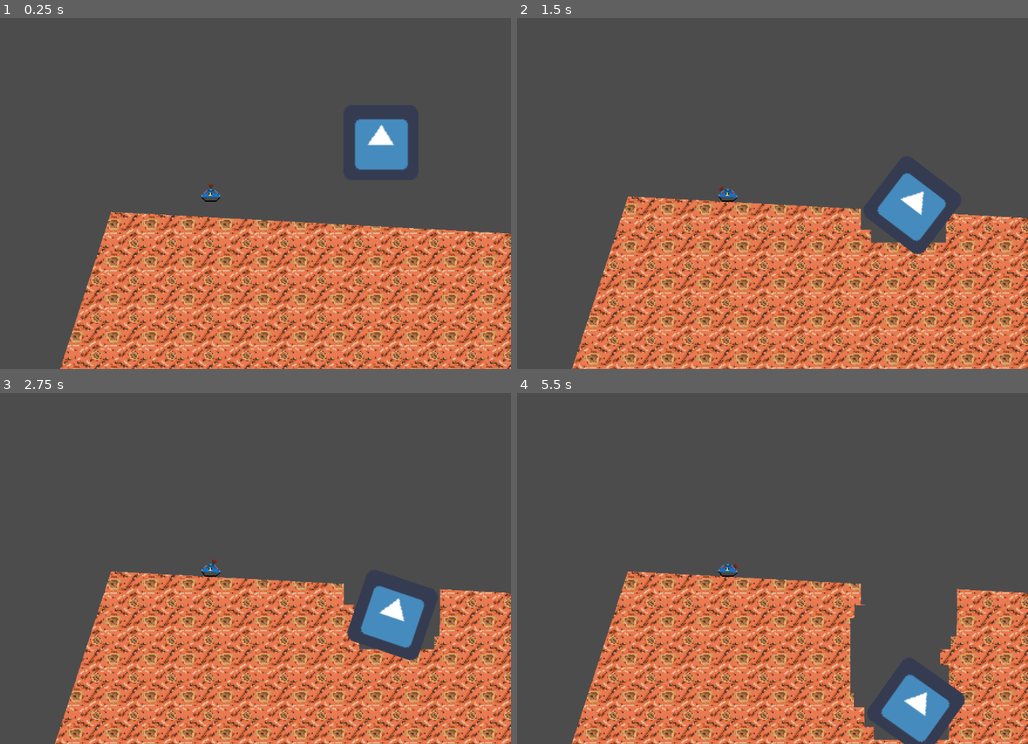
Above: before the commit, frames 1-4 (two rows, left to right).
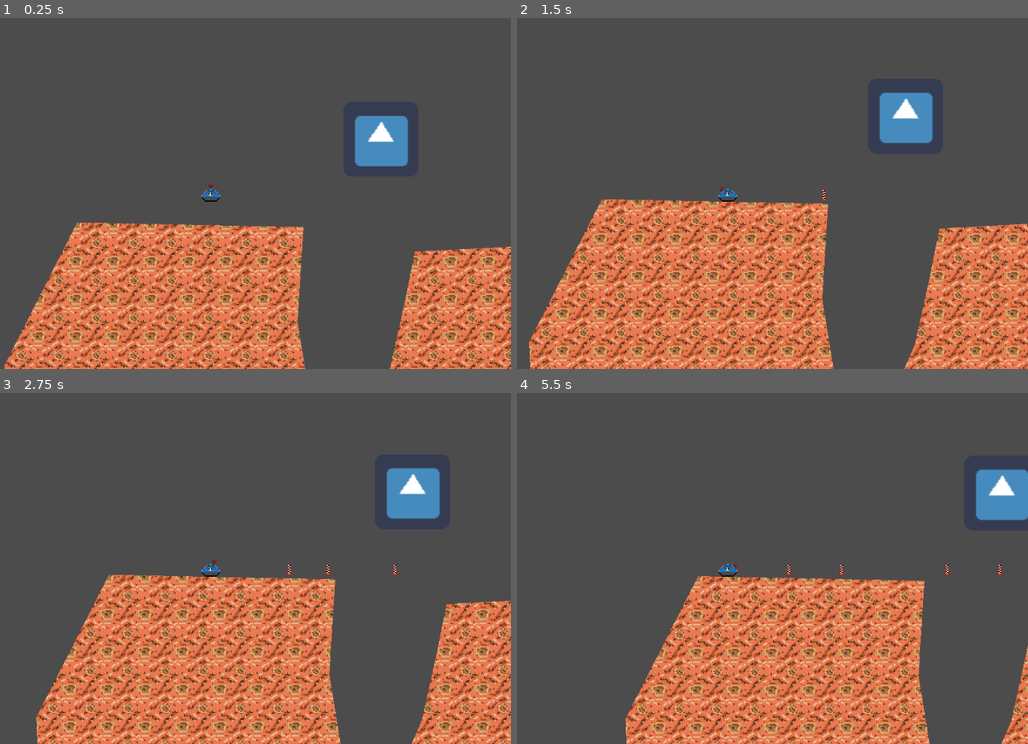
Above: after the commit, the same moments.

Repository: Blinc13/terrain_commander
Game: Godot game, scene res://TestScene.tscn
Two runs of this game, one before a commit and one after it. Both use one fixed random seed, a clock stepped at 60 frames per second and the inputs below. The project has no main scene, so this scene is started directly. The engine's default icon, where the game draws it, is replaced by a stand-in: a white triangle on a blue panel in a dark square.
Inputs (mouse positions are in pixels of both pictures, inside the frame that each line leads up to):
- Up to frame 1 (0.25 s): no input
- Up to frame 2 (1.5 s): move the mouse to (859, 175) at 0.52 s; hold A (right, bound only after the commit) from 0.53 s (still down); click (859, 175) at 0.6 s; tap W (up, bound only after the commit) at 0.77, 0.8, 1.07, 1.35 s; move the mouse to (608, 211) at 1.27 s
- Up to frame 3 (2.75 s): tap W (up, bound only after the commit) at 1.52, 1.82, 2.3 s; click (91, 586) at 1.55 s; move the mouse to (270, 491) at 2.02 s; release A (right, bound only after the commit) at 2.03 s; hold D (left, bound only after the commit) from 2.03 s (still down); click (270, 491) at 2.1 s
- Up to frame 4 (5.5 s): move the mouse to (695, 638) at 2.77 s; release D (left, bound only after the commit) at 2.78 s; hold A (right, bound only after the commit) 2.78-4.28 s; click (695, 638) at 2.85 s; tap W (up, bound only after the commit) at 3.02, 3.32, 3.6, 3.77, 4.07, 4.52, 4.82, 5.3 s; move the mouse to (910, 621) at 3.52 s; move the mouse to (547, 515) at 4.27 s; hold D (left, bound only after the commit) 4.28-5.03 s; click (547, 515) at 4.35 s; move the mouse to (757, 568) at 5.02 s; hold A (right, bound only after the commit) from 5.03 s (still down); click (757, 568) at 5.1 s

The runs differ from the first frame. In frame 1, 14% of the frame differs, in the area x 0-100%, y 27-100%; in frame 2, 33%, in the area x 2-100%, y 21-100%; in frame 3, 29%; in frame 4, 31%.

Commit message:
Add simple projectile with test
--And simple mash generator singleton

Diff:
--- a/TestScene.tscn
+++ b/TestScene.tscn
@@ -13,10 +13,11 @@
 
 [node name="Polygon2D" type="Polygon2D" parent="TerrainManager"]
 texture = ExtResource( 3 )
-polygon = PoolVector2Array( 172, 76, 97, 307, 346, 488, 803, 466, 878, 201, 632, 101 )
+polygon = PoolVector2Array( 143, 85, 336, 89, 331, 170, 344, 251, 389, 258, 410, 209, 423, 150, 431, 110, 527, 105, 668, 155, 757, 214, 767, 294, 748, 391, 552, 455, 389, 473, 219, 457, 89, 400, 81, 207 )
 
 [node name="RigidBody2D" type="RigidBody2D" parent="."]
 position = Vector2( 402, 14 )
+mode = 1
 contacts_reported = 1
 contact_monitor = true
 script = ExtResource( 4 )
--- a/project.godot
+++ b/project.godot
@@ -9,6 +9,11 @@
 config_version=4
 
 _global_script_classes=[ {
+"base": "KinematicBody2D",
+"class": "Projectile",
+"language": "GDScript",
+"path": "res://src/objects/projectile.gd"
+}, {
 "base": "StaticBody2D",
 "class": "TerrainFragment",
 "language": "GDScript",
@@ -20,6 +25,7 @@
 "path": "res://src/objects/terrain_manager.gd"
 } ]
 _global_script_class_icons={
+"Projectile": "",
 "TerrainFragment": "",
 "TerrainManager": ""
 }
@@ -29,9 +35,50 @@
 config/name="Terrain commander"
 config/icon="res://icon.png"
 
+[autoload]
+
+PolygonGenerator="*res://src/singletons/polygon_generator.gd"
+
+[display]
+
+window/stretch/mode="viewport"
+window/stretch/aspect="expand"
+
 [gui]
 
 common/drop_mouse_on_gui_input_disabled=true
+
+[input]
+
+left={
+"deadzone": 0.5,
+"events": [ Object(InputEventKey,"resource_local_to_scene":false,"resource_name":"","device":0,"alt":false,"shift":false,"control":false,"meta":false,"command":false,"pressed":false,"scancode":0,"physical_scancode":68,"unicode":0,"echo":false,"script":null)
+, Object(InputEventJoypadMotion,"resource_local_to_scene":false,"resource_name":"","device":-1,"axis":0,"axis_value":-1.0,"script":null)
+ ]
+}
+right={
+"deadzone": 0.5,
+"events": [ Object(InputEventKey,"resource_local_to_scene":false,"resource_name":"","device":0,"alt":false,"shift":false,"control":false,"meta":false,"command":false,"pressed":false,"scancode":0,"physical_scancode":65,"unicode":0,"echo":false,"script":null)
+, Object(InputEventJoypadMotion,"resource_local_to_scene":false,"resource_name":"","device":-1,"axis":0,"axis_value":1.0,"script":null)
+ ]
+}
+up={
+"deadzone": 0.5,
+"events": [ Object(InputEventKey,"resource_local_to_scene":false,"resource_name":"","device":0,"alt":false,"shift":false,"control":false,"meta":false,"command":false,"pressed":false,"scancode":0,"physical_scancode":87,"unicode":0,"echo":false,"script":null)
+, Object(InputEventJoypadMotion,"resource_local_to_scene":false,"resource_name":"","device":-1,"axis":1,"axis_value":-1.0,"script":null)
+ ]
+}
+down={
+"deadzone": 0.5,
+"events": [ Object(InputEventKey,"resource_local_to_scene":false,"resource_name":"","device":0,"alt":false,"shift":false,"control":false,"meta":false,"command":false,"pressed":false,"scancode":0,"physical_scancode":83,"unicode":0,"echo":false,"script":null)
+, Object(InputEventJoypadMotion,"resource_local_to_scene":false,"resource_name":"","device":-1,"axis":1,"axis_value":1.0,"script":null)
+ ]
+}
+fire={
+"deadzone": 0.5,
+"events": [ Object(InputEventMouseButton,"resource_local_to_scene":false,"resource_name":"","device":-1,"alt":false,"shift":false,"control":false,"meta":false,"command":false,"button_mask":0,"position":Vector2( 0, 0 ),"global_position":Vector2( 0, 0 ),"factor":1.0,"button_index":1,"pressed":false,"doubleclick":false,"script":null)
+ ]
+}
 
 [physics]
 
--- a/scenes/projectile/Rocket.tscn
+++ b/scenes/projectile/Rocket.tscn
@@ -1,3 +1,16 @@
-[gd_scene format=2]
+[gd_scene load_steps=4 format=2]
+
+[ext_resource path="res://assets/textures/projectiles/rocket/rocket.png" type="Texture" id=1]
+[ext_resource path="res://src/objects/projectile.gd" type="Script" id=2]
+
+[sub_resource type="RectangleShape2D" id=1]
+extents = Vector2( 2, 2 )
 
 [node name="Projectile" type="KinematicBody2D"]
+script = ExtResource( 2 )
+
+[node name="Sprite" type="Sprite" parent="."]
+texture = ExtResource( 1 )
+
+[node name="CollisionShape2D" type="CollisionShape2D" parent="."]
+shape = SubResource( 1 )
--- a/src/objects/player.gd
+++ b/src/objects/player.gd
@@ -1,4 +1,6 @@
 extends KinematicBody2D
+
+var rocket = preload("res://scenes/projectile/Rocket.tscn")
 
 export(float) var BARREL_MOVE_SPEED = 10.0
 export(float) var DRIVING_SPEED = 50.0
@@ -7,6 +9,7 @@
 export(float) var GRAVITY = 98.0
 
 onready var barrel = $Barrel
+onready var base = $Base
 
 var velocity: Vector2
 var target_angle: float = 0.0
@@ -38,3 +41,13 @@
 		rotation = get_floor_angle(Vector2.UP)
 
 	move_and_slide(velocity, Vector2.UP)
+
+
+	if Input.is_action_just_pressed("fire"):
+		var node = rocket.instance()
+
+		node.velocity = Vector2.RIGHT
+		node.position = Vector2.RIGHT * 30
+		node.terrain = get_node("../TerrainManager")
+
+		add_child(node)
--- /dev/null
+++ b/src/objects/projectile.gd
@@ -0,0 +1,15 @@
+extends KinematicBody2D
+
+class_name Projectile
+
+var terrain: TerrainManager
+var velocity: Vector2
+
+func _physics_process(delta):
+	var colision = move_and_collide(velocity)
+
+	if colision:
+		var polygon = PolygonGenerator.generate_circle(56)
+
+		terrain.cut_of(polygon, colision.collider, global_position)
+		queue_free()
--- /dev/null
+++ b/src/singletons/polygon_generator.gd
@@ -0,0 +1,14 @@
+extends Node
+
+
+func generate_circle(radius: float) -> PoolVector2Array:
+	var output = PoolVector2Array()
+
+	for x in range(0, 380, 24):
+		var angle = deg2rad(float(x))
+
+		var vertex = Vector2(sin(angle), cos(angle)) * radius
+
+		output.push_back(vertex)
+
+	return output
